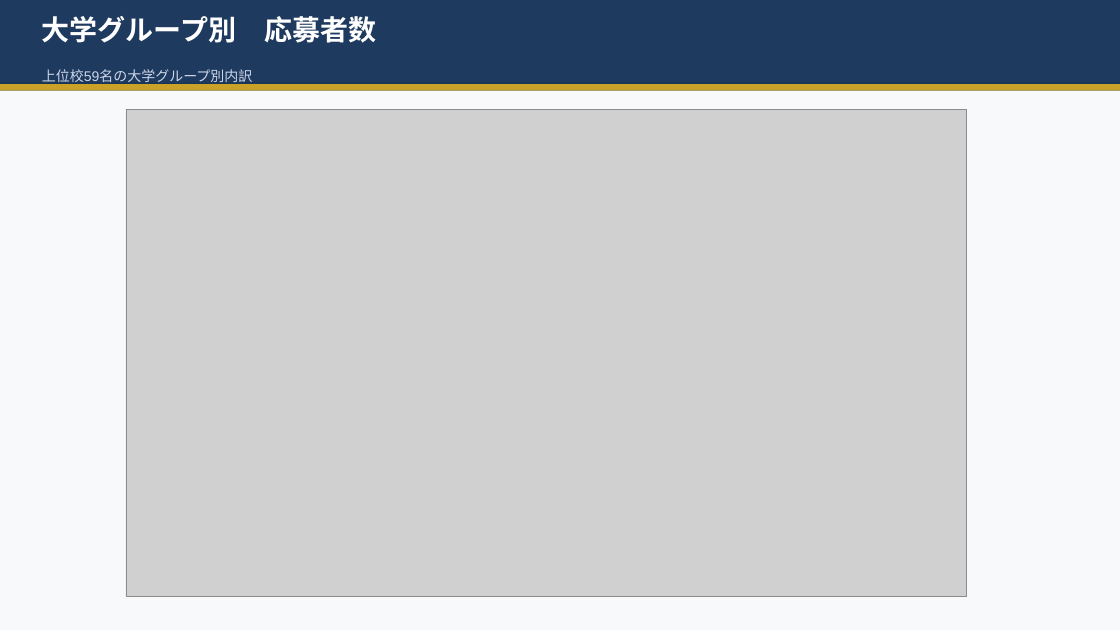
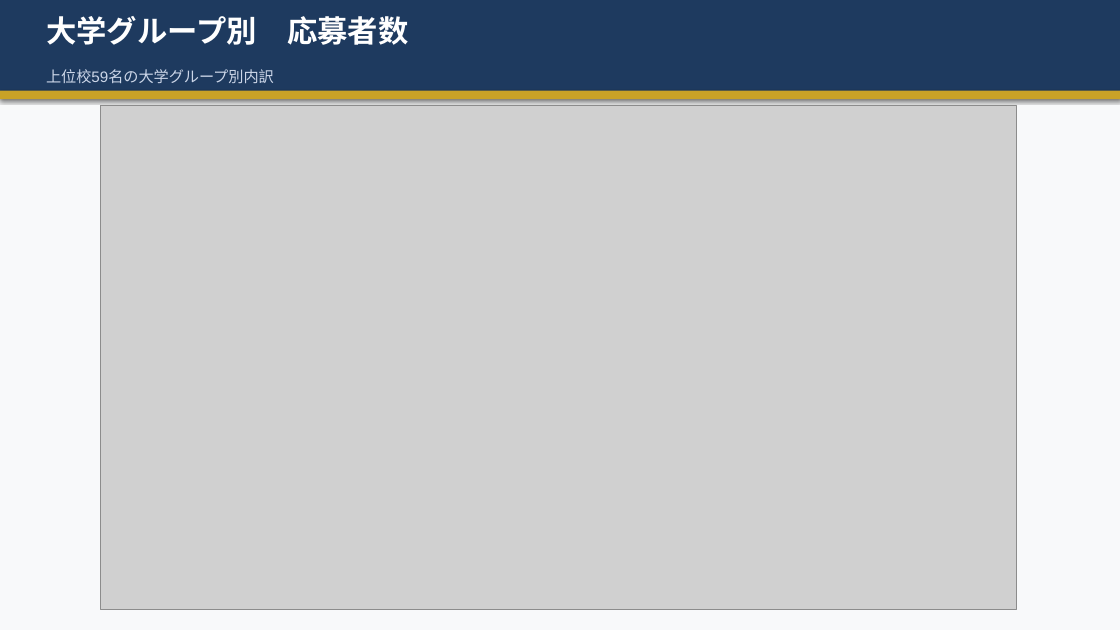
Before and after one commit to syoukaku007-star/daiki, a slide deck: slide 5 of 上位校採用分析レポート_2026.pptx. Drawn at 1120x630 pixels with LibreOffice and Linux fonts; fonts in the diff are those of the drawing; grey boxes stand for pictures. Boxes give left, top, right and bottom in pixels: in the first picture for what was removed or moved away, otherwise in the second. Text is boxed around its words. In the diff, an @@ line names an element or a change of style, - is before the commit and + after.

```diff
--- a/上位校採用分析レポート_2026.pptx
+++ b/上位校採用分析レポート_2026.pptx
@@ rectangle: place and size @@
-rectangle at box(0, 84, 1120, 91)
+rectangle at box(0, 0, 1120, 97)
@@ rectangle at box(0, 0, 1120, 97): fill #C9A227 to #1E3A5F @@
@@ rectangle: place and size @@
-rectangle at box(0, 91, 1120, 630)
+rectangle at box(0, 0, 1120, 630)
@@ text "大学グループ別 応募者数" at box(46, 16, 408, 45): size 24 to 26 pt @@
@@ text "上位校59名の大学グループ別内訳" at box(46, 69, 274, 84): size 12 to 13 pt @@
@@ rectangle: place and size @@
-rectangle at box(0, 0, 1120, 92)
+rectangle at box(0, 91, 1120, 99)
@@ rectangle at box(0, 91, 1120, 99): fill #1E3A5F to #C9A227 @@
@@ picture: place and size @@
-picture at box(126, 109, 966, 597)
+picture at box(101, 105, 1017, 609)
```
Also in this commit, not shown: 7 other slides changed.
